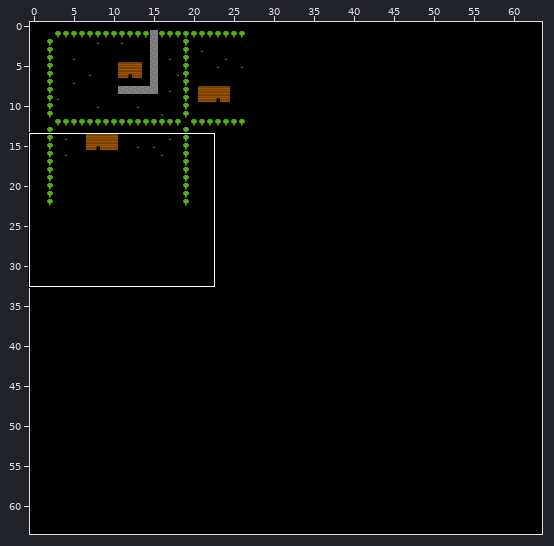
Tiled map, stored at bin/Debug/net9.0/Content/suburb.tmx. Above: a wide view before the commit, with the close-up outlined.
Close-up. Before the commit:
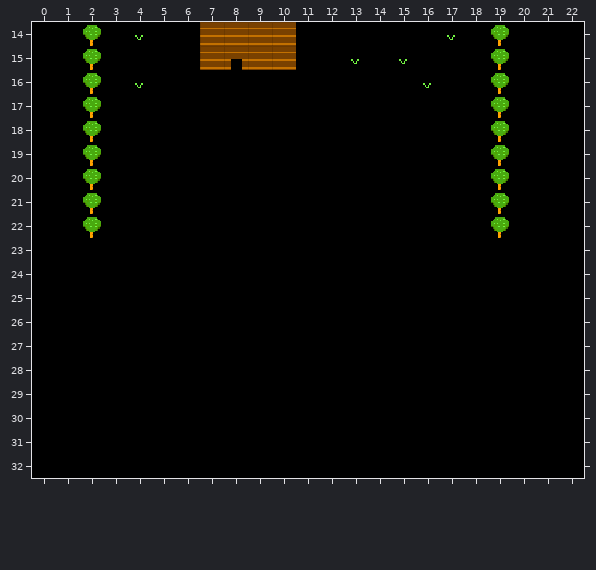
Cells are 16x16 px. Shown: x 0..22, y 14..32. The commit also changed other parts of the map, which this record leaves out.
New version:
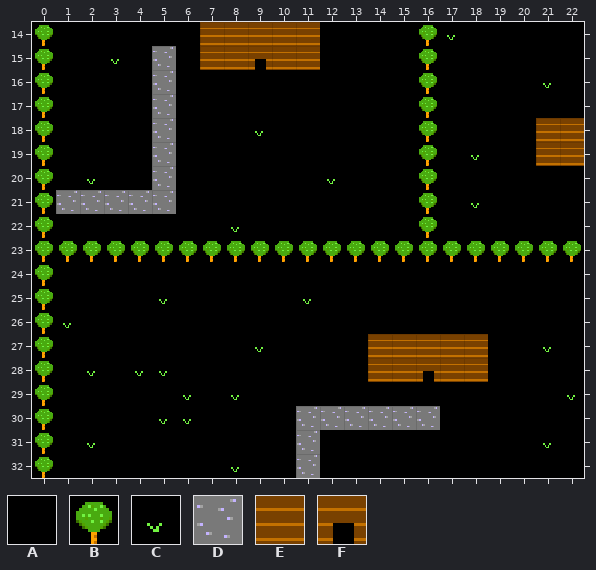
Key: from "tileset": A 0, B 1, C 2, D 3, E 4, F 5.
_ is an empty cell, # one hidden under a higher layer, . an unchanged one.
The edit:
--- layer "main"
@@ x 0..22 @@
-14 ..B.C..............B...
-15 ..BA.A..FE...C.C...B...
-16 ..B.CA.............B.A.
-17 ..B..A.............B...
-18 ..B..A...A.........B.AA
-19 ..B..A............AB.AA
-20 ..B..A......A......B...
-21 AABAAA............AB...
-22 ..B.....A..........B...
-23 ...............A.......
+14 ..A.A..............A...
+15 ..AC.D.._F...A.A...A...
+16 ..A.AD.............A.C.
+17 ..A..D.............A...
+18 ..A..D...C.........A.__
+19 ..A..D............CA.__
+20 ..C..D......C......A...
+21 #DDDDD............CA...
+22 ..A.....C..........A...
+23 ...............#.......
@@ x 1..22 @@
-25 ....A.....A...........
-26 A.....................
-27 ........A...........A.
-28 .A.AA.................
-29 .....A.A.............A
-30 ....AA....AAAAAA......
-31 .A........A.........A.
-32 .......A..A...........
+25 ....C.....C...........
+26 C.....................
+27 ........C...........C.
+28 .C.CC.................
+29 .....C.C.............C
+30 ....CC....DDDDDD......
+31 .C........D.........C.
+32 .......C..D...........
--- layer "collision"
@@ x 0..22 @@
-14 _.........._...._......
-15 _......._.._...._......
-16 _..............._......
-17 _..............._......
-18 _..............._....__
-19 _..............._....__
-20 _..............._......
-21 _..............._......
-22 _..............._......
-23 _______________________
-24 _......................
-25 _......................
-26 _......................
-27 _............._____....
-28 _............._____....
-29 _......................
-30 _......................
-31 _......................
-32 _......................
+14 B..........E....B......
+15 B.......E..E....B......
+16 B...............B......
+17 B...............B......
+18 B...............B....EE
+19 B...............B....EE
+20 B...............B......
+21 B...............B......
+22 B...............B......
+23 BBBBBBBBBBBBBBBBBBBBBBB
+24 B......................
+25 B......................
+26 B......................
+27 B.............EEEEE....
+28 B.............EEFEE....
+29 B......................
+30 B......................
+31 B......................
+32 B......................
Where, in picture pixels (left, top, right, bottom), the same in both close-ups:
changed: (35, 22, 584, 478)
